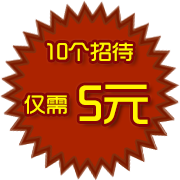
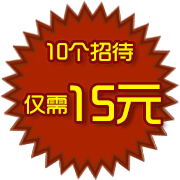
Layer changes from the first 180×180 image to the second:
renamed "5元" to "15元", painted on it over [70, 84, 161, 124]
